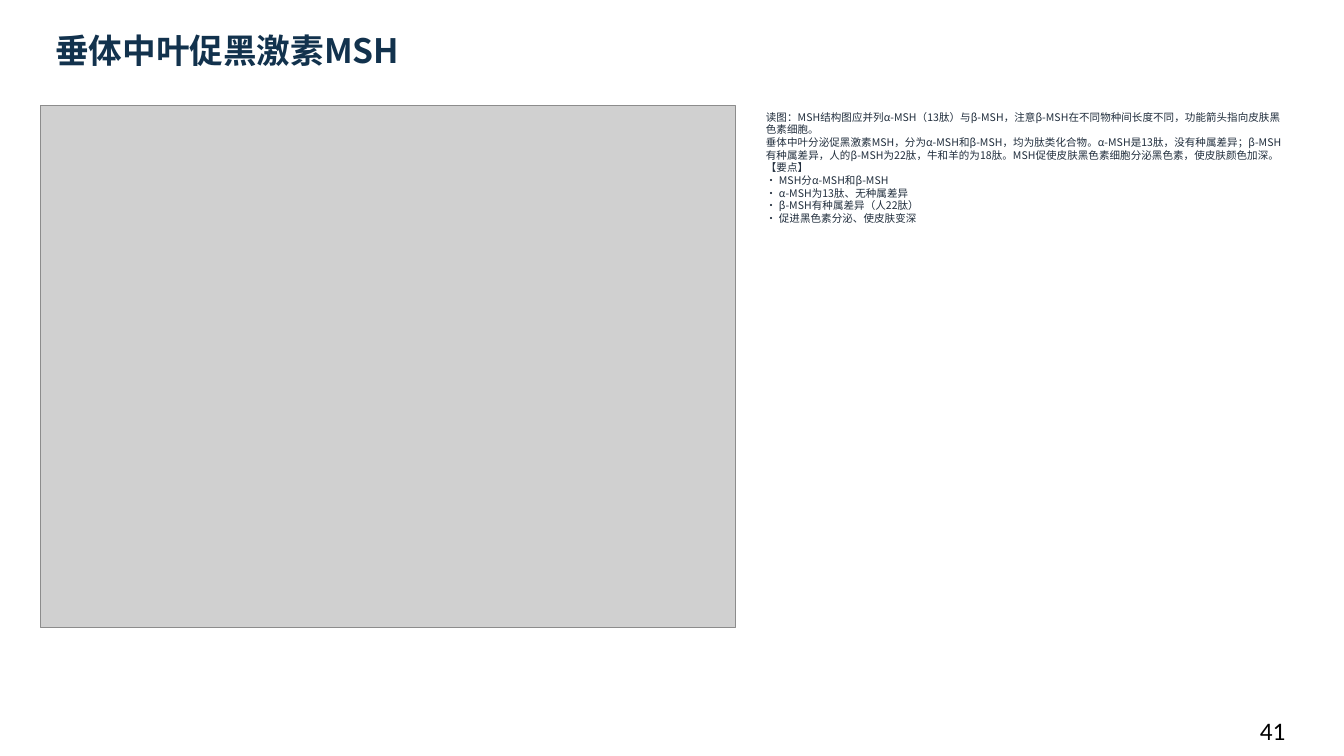
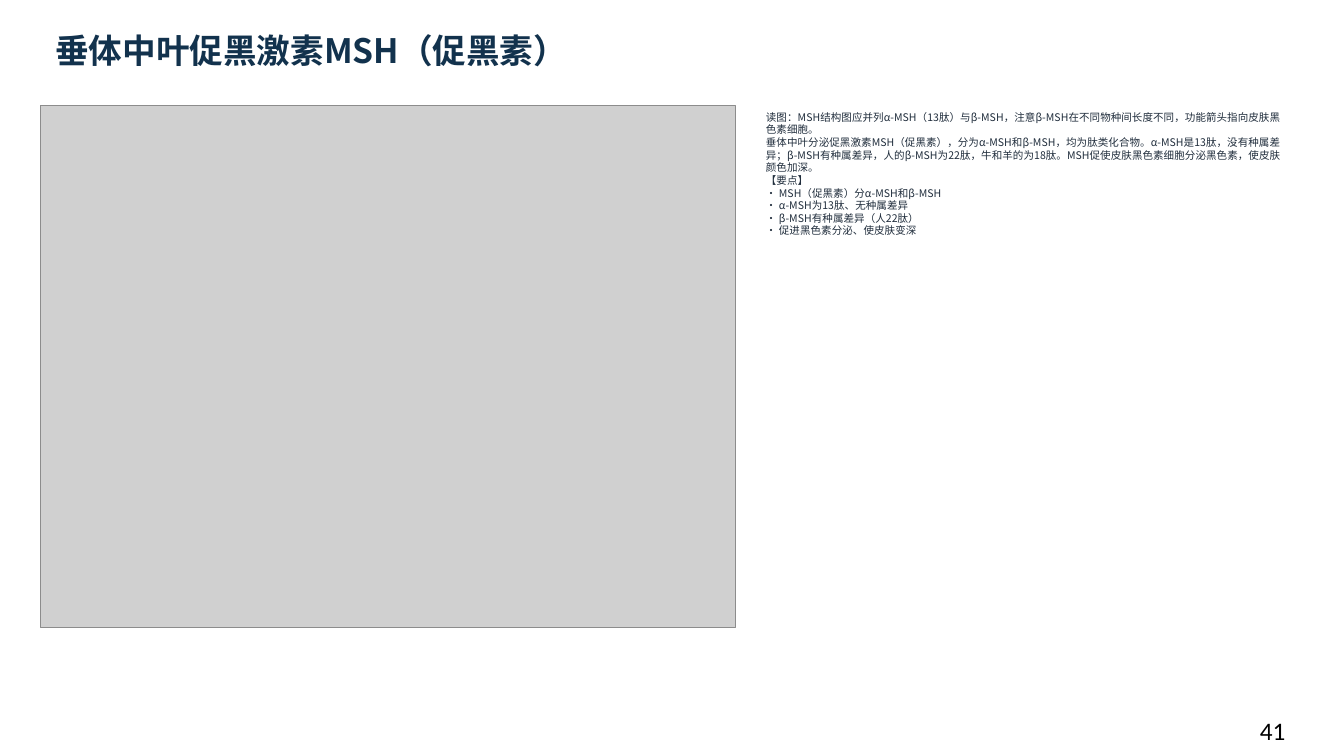
Before and after one commit to newkan-li/Biochemistry, a slide deck: slide 41 of downloads/bc14-ai-style.pptx. Drawn at 1344x756 pixels with LibreOffice and Linux fonts; fonts in the diff are those of the drawing; grey boxes stand for pictures. Boxes give left, top, right and bottom in pixels: in the first picture for what was removed or moved away, otherwise in the second. Text is boxed around its words. In the diff, an @@ line names an element or a change of style, - is before the commit and + after.

```diff
--- a/downloads/bc14-ai-style.pptx
+++ b/downloads/bc14-ai-style.pptx
@@ text at bbox=[55, 34, 567, 67]: text changed @@
-垂体中叶促黑激素MSH
+垂体中叶促黑激素MSH（促黑素）
@@ text at bbox=[766, 112, 1280, 235]: text changed @@
-读图：MSH结构图应并列α-MSH（13肽）与β-MSH，注意β-MSH在不同物种间长度不同，功能箭头指向皮肤黑色素细胞。
-垂体中叶分泌促黑激素MSH，分为α-MSH和β-MSH，均为肽类化合物。α-MSH是13肽，没有种属差异；β-MSH有种属差异，人的β-MSH为22肽，牛和羊的为18肽。MSH促使皮肤黑色素细胞分泌黑色素，使皮肤颜色加深。
-【要点】
-• MSH分α-MSH和β-MSH
-• α-MSH为13肽、无种属差异
-• β-MSH有种属差异（人22肽）
-• 促进黑色素分泌、使皮肤变深
+读图：MSH结构图应并列α-MSH（13肽）与β-MSH，注意β-MSH在不同物种间长度不同，功能箭头指向皮肤黑色素细胞。
+垂体中叶分泌促黑激素MSH（促黑素），分为α-MSH和β-MSH，均为肽类化合物。α-MSH是13肽，没有种属差异；β-MSH有种属差异，人的β-MSH为22肽，牛和羊的为18肽。MSH促使皮肤黑色素细胞分泌黑色素，使皮肤颜色加深。
+【要点】
+• MSH（促黑素）分α-MSH和β-MSH
+• α-MSH为13肽、无种属差异
+• β-MSH有种属差异（人22肽）
+• 促进黑色素分泌、使皮肤变深
```
Also in this commit, not shown: 22 other slides changed, 5 other files.
